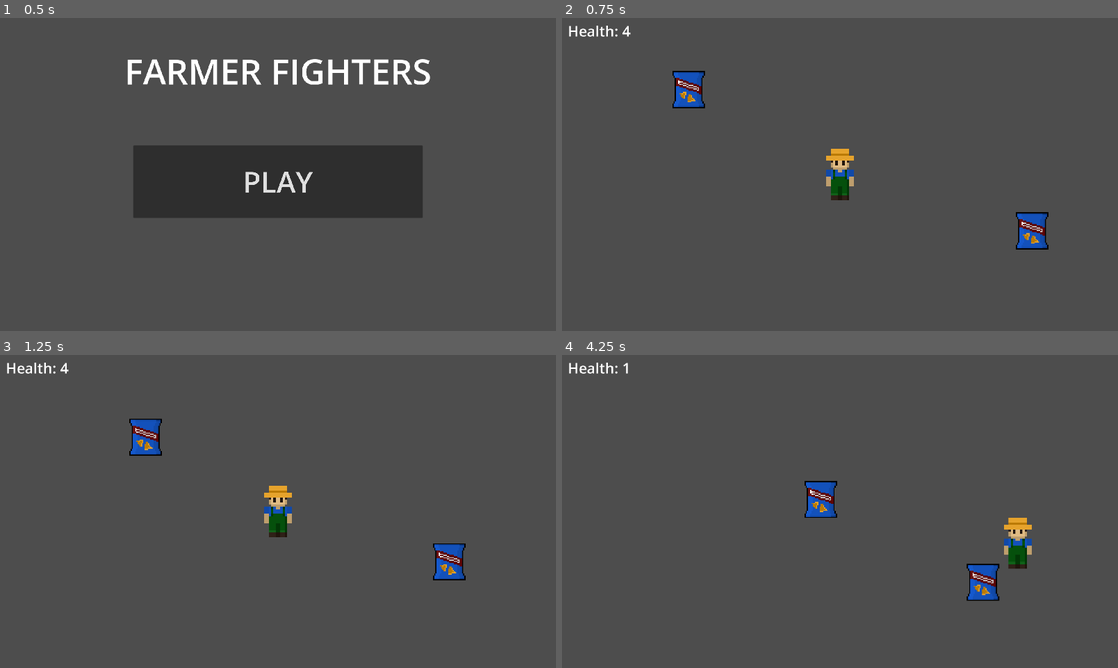
Above: before the commit, frames 1-4 (two rows, left to right).
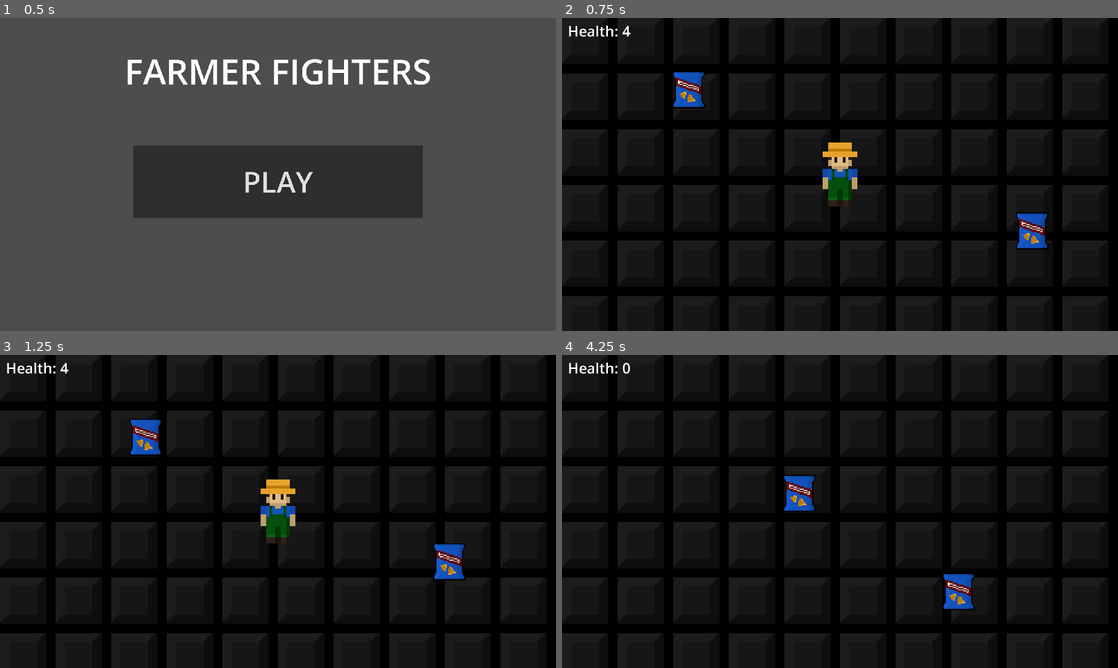
Above: after the commit, the same moments.

Repository: Dominic-Webster/Farmer-Fighters
Game: Godot game, scene res://scenes/main_menu/main_menu.tscn
Same seed, same stepped clock (60 frames per second), same inputs: the game is played once before the commit and once after it.
Inputs:
- Up to frame 1 (0.5 s): no input
- Up to frame 2 (0.75 s): click "PLAY" at 0.5 s
- Up to frame 3 (1.25 s): no input
- Up to frame 4 (4.25 s): hold D (move_right) 1.28-2.03 s; hold S (move_down) 2.03-2.78 s; hold D (move_right) 2.78-3.53 s; hold W (move_up) from 3.53 s (still down)

Frame 1 is identical in both runs. In frame 2, 98% of the frame differs, in the area x 0-100%, y 0-100%; in frame 3, 98%; in frame 4, 100%.

Commit message:
another commit, ig

Diff:
--- a/player/Player.tscn
+++ b/player/Player.tscn
@@ -5,10 +5,10 @@
 [ext_resource type="Texture2D" uid="uid://11jws6okj3ol" path="res://player/temp_farmer.png" id="3_wnvi2"]
 
 [sub_resource type="RectangleShape2D" id="RectangleShape2D_ulp21"]
-size = Vector2(96, 176)
+size = Vector2(120, 220)
 
 [sub_resource type="RectangleShape2D" id="RectangleShape2D_wnvi2"]
-size = Vector2(96, 176)
+size = Vector2(120, 220)
 
 [node name="Player" type="CharacterBody2D" unique_id=1057382120]
 collision_mask = 16
@@ -16,7 +16,7 @@
 bullet_scene = ExtResource("2_wnvi2")
 
 [node name="Sprite2D" type="Sprite2D" parent="." unique_id=1000172112]
-scale = Vector2(8, 8)
+scale = Vector2(10, 10)
 texture = ExtResource("3_wnvi2")
 
 [node name="CollisionBox" type="CollisionShape2D" parent="." unique_id=168178212]
--- /dev/null
+++ b/scenes/Rooms/Room/Room.tscn
@@ -0,0 +1,5 @@
+[gd_scene format=3 uid="uid://b63p34hpa5iuq"]
+
+[node name="Room" type="Node2D" unique_id=479718819]
+
+[node name="Floor" type="Sprite2D" parent="." unique_id=1195402309]
--- a/scenes/main_menu/main_menu.gd
+++ b/scenes/main_menu/main_menu.gd
@@ -9,4 +9,4 @@
 
 
 func _on_play_pressed():
-	get_tree().change_scene_to_file("res://scenes/test.tscn")
+	get_tree().change_scene_to_file("res://scenes/test/test.tscn")
--- a/scenes/test.tscn
+++ /dev/null
@@ -1,25 +0,0 @@
-[gd_scene format=3 uid="uid://box6td8thmvls"]
-
-[ext_resource type="PackedScene" uid="uid://dxehpbkc50swe" path="res://player/Player.tscn" id="1_errlg"]
-[ext_resource type="Script" uid="uid://crksrwxccpows" path="res://scenes/test_combat.gd" id="1_iyx0m"]
-[ext_resource type="PackedScene" uid="uid://6hvwbnhjywsy" path="res://scenes/temp_enemy/temp_enemy.tscn" id="2_bl13t"]
-
-[node name="Test" type="Node2D" unique_id=12163676]
-script = ExtResource("1_iyx0m")
-
-[node name="Player" parent="." unique_id=1057382120 instance=ExtResource("1_errlg")]
-position = Vector2(960, 540)
-
-[node name="TempEnemy" parent="." unique_id=1649133003 instance=ExtResource("2_bl13t")]
-position = Vector2(418, 236)
-
-[node name="TempEnemy2" parent="." unique_id=1090762724 instance=ExtResource("2_bl13t")]
-position = Vector2(1645, 741)
-
-[node name="HealthLabel" type="Label" parent="." unique_id=1319381476]
-offset_left = 20.0
-offset_top = 10.0
-offset_right = 208.0
-offset_bottom = 79.0
-theme_override_font_sizes/font_size = 50
-text = "Health: "
--- /dev/null
+++ b/scenes/test/test.tscn
@@ -0,0 +1,32 @@
+[gd_scene format=3 uid="uid://box6td8thmvls"]
+
+[ext_resource type="Script" uid="uid://crksrwxccpows" path="res://scenes/test/test_combat.gd" id="1_st4qh"]
+[ext_resource type="PackedScene" uid="uid://dxehpbkc50swe" path="res://player/Player.tscn" id="2_51e2l"]
+[ext_resource type="Texture2D" uid="uid://bnxprbhsl8rpr" path="res://scenes/test/floor.png" id="2_oj4i3"]
+[ext_resource type="PackedScene" uid="uid://6hvwbnhjywsy" path="res://scenes/temp_enemy/temp_enemy.tscn" id="3_oj4i3"]
+
+[node name="Test" type="Node2D" unique_id=12163676]
+script = ExtResource("1_st4qh")
+
+[node name="Floor" type="Sprite2D" parent="." unique_id=1333106720]
+self_modulate = Color(0.1987377, 0.1987377, 0.1987377, 1)
+scale = Vector2(8, 8)
+texture = ExtResource("2_oj4i3")
+centered = false
+
+[node name="Player" parent="." unique_id=1057382120 instance=ExtResource("2_51e2l")]
+position = Vector2(960, 540)
+
+[node name="TempEnemy" parent="." unique_id=1649133003 instance=ExtResource("3_oj4i3")]
+position = Vector2(418, 236)
+
+[node name="TempEnemy2" parent="." unique_id=1090762724 instance=ExtResource("3_oj4i3")]
+position = Vector2(1645, 741)
+
+[node name="HealthLabel" type="Label" parent="." unique_id=1319381476]
+offset_left = 20.0
+offset_top = 10.0
+offset_right = 208.0
+offset_bottom = 79.0
+theme_override_font_sizes/font_size = 50
+text = "Health: "
Binary file added: scenes/test/floor.png
Not shown, added: scenes/test/floor.png.import
Renamed: scenes/test_combat.gd -> scenes/test/test_combat.gd
Renamed: scenes/test_combat.gd.uid -> scenes/test/test_combat.gd.uid
